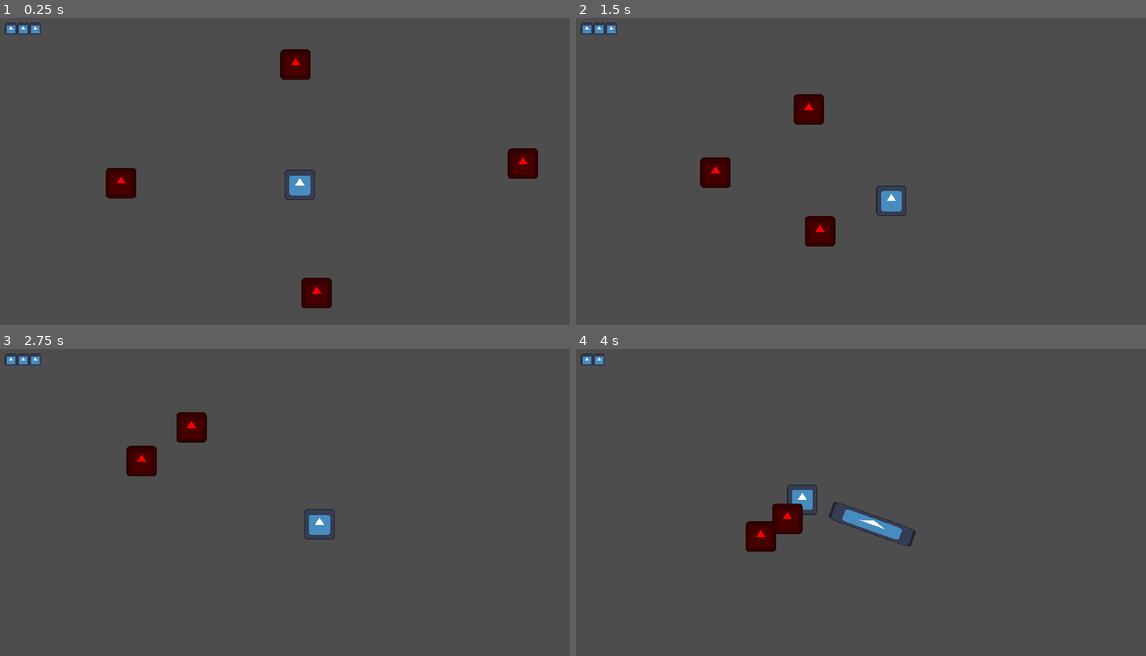
Above: before the commit, frames 1-4 (two rows, left to right).
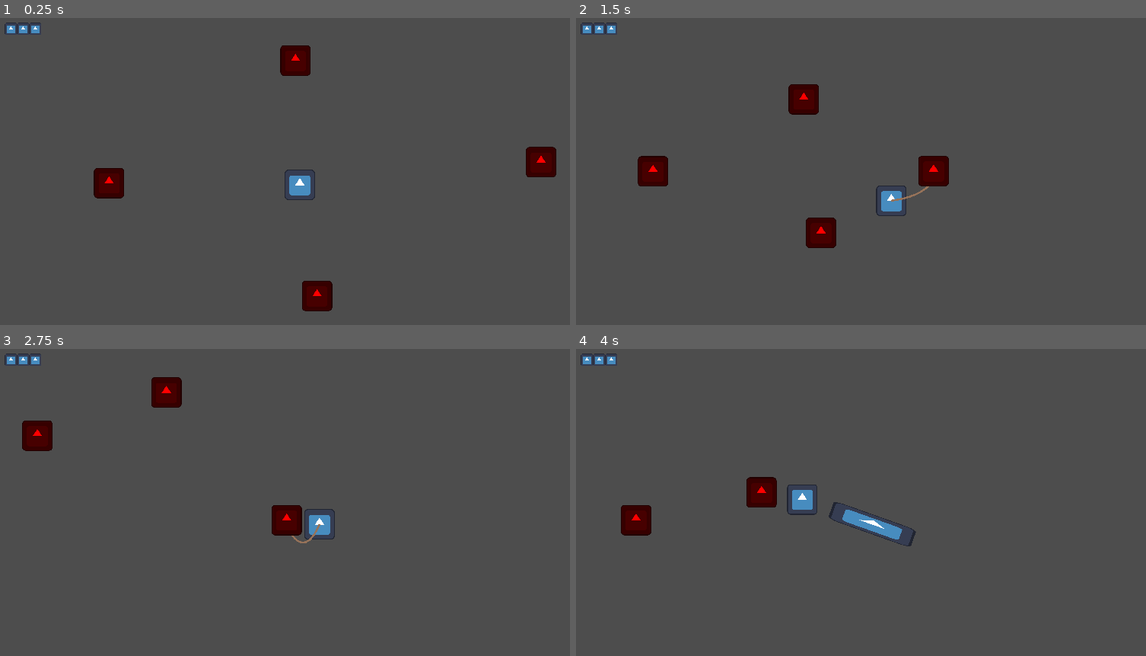
Above: after the commit, the same moments.

Repository: 2weeking/Lasso-Knight
Game: Godot game, scene res://levels/level_0.tscn
Two runs of this game, one before a commit and one after it. Both use one fixed random seed, a clock stepped at 60 frames per second and the inputs below. The engine's default icon, where the game draws it, is replaced by a stand-in: a white triangle on a blue panel in a dark square.
Inputs (mouse positions are in pixels of both pictures, inside the frame that each line leads up to):
- Up to frame 1 (0.25 s): no input
- Up to frame 2 (1.5 s): move the mouse to (1009, 168) at 0.52 s; hold D (right) 0.53-1.28 s; hold Right mouse button (reel_in, bound only after the commit) 0.53-1.28 s; click (1009, 168) at 0.6 s; move the mouse to (752, 202) at 1.27 s; hold S (down) from 1.28 s (still down); right-click (752, 202) at 1.35 s
- Up to frame 3 (2.75 s): click (176, 533) at 1.55 s; move the mouse to (359, 441) at 2.02 s; release S (down) at 2.03 s; hold D (right) from 2.03 s (still down); hold Right mouse button (reel_in, bound only after the commit) from 2.03 s (still down); click (359, 441) at 2.1 s
- Up to frame 4 (4 s): move the mouse to (843, 585) at 2.77 s; release D (right) at 2.78 s; release Right mouse button (reel_in, bound only after the commit) at 2.78 s; hold W (up) 2.78-3.53 s; right-click (843, 585) at 2.85 s; click (843, 585) at 3.05 s; move the mouse to (1060, 566) at 3.52 s; hold A (left) from 3.53 s (still down); hold Right mouse button (reel_in, bound only after the commit) from 3.53 s (still down); click (1060, 566) at 3.6 s

The runs differ from the first frame. In frame 1, 1.5% of the frame differs, in the area x 16-98%, y 8-96%; in frame 2, 2.2%; in frame 3, 2.7%, in the area x 3-57%, y 9-64%; in frame 4, 2.1%.

Commit message:
Cleaned up some code

Diff:
--- a/entities/enemy/enemy.gd
+++ b/entities/enemy/enemy.gd
@@ -1,15 +1,14 @@
 extends CharacterBody2D
 
-@export var speed = 0.5
+@export var speed = 50
+@export var damage : int = 1
+
 @onready var player = get_parent().get_node("Knight")
 
 func _physics_process(delta):
 	if is_instance_valid(player):
-		position = position.lerp(player.position, speed * delta)
-		#var direction = (player.position - position).normalized()
-		#velocity = direction * speed
+		#position = position.lerp(player.position, speed * delta)
+		var direction = (player.position - position).normalized()
+		velocity = direction * speed
 
-	#if is_in_group("captured"):
-
-
-	#move_and_collide(velocity * delta)
+	move_and_collide(velocity * delta)
--- a/entities/knight/knight.gd
+++ b/entities/knight/knight.gd
@@ -32,20 +32,21 @@
 	)
 
 	# Lasso
-	if Input.is_action_just_pressed("m1"):
+	if Input.is_action_just_pressed("whip"):
 		lasso.whip(get_global_mouse_position())
 
 	velocity = input_direction * move_speed
 
 	move_and_slide()
 
-func _on_hitbox_body_entered(body):
-	if body.is_in_group("enemies"):
-		if body.is_in_group("captured"):
-			# Delete rope and enemy attached
-			lasso.captured_enemies[body].queue_free()
-			body.queue_free()
-			# Remove enemy and rope entries from captured_enemy dictionary
-			lasso.captured_enemies.erase(body)
-		else:
-			hp -= 1
+func _on_hit_box_body_entered(body):
+	if body.is_in_group("enemies") and not body.is_in_group("captured"):
+		hp -= body.damage
+
+func _on_hurtbox_body_entered(body):
+	if body.is_in_group("enemies") and body.is_in_group("captured"):
+		# Delete rope and enemy attached
+		lasso.captured_enemies[body].queue_free()
+		body.queue_free()
+		# Remove enemy and rope entries from captured_enemy dictionary
+		lasso.captured_enemies.erase(body)
--- a/entities/knight/knight.tscn
+++ b/entities/knight/knight.tscn
@@ -38,8 +38,11 @@
 transitions = ["Start", "Idle", SubResource("AnimationNodeStateMachineTransition_qojdq"), "Idle", "Walk", SubResource("AnimationNodeStateMachineTransition_1x020")]
 graph_offset = Vector2(-394, -7)
 
+[sub_resource type="RectangleShape2D" id="RectangleShape2D_nid7g"]
+size = Vector2(32, 32)
+
 [sub_resource type="RectangleShape2D" id="RectangleShape2D_an74c"]
-size = Vector2(32, 32)
+size = Vector2(38, 38)
 
 [node name="Knight" type="CharacterBody2D"]
 collision_layer = 2
@@ -71,13 +74,21 @@
 position_smoothing_enabled = true
 script = ExtResource("3_56ek5")
 
-[node name="Hitbox" type="Area2D" parent="."]
+[node name="HitBox" type="Area2D" parent="."]
 collision_layer = 2
 collision_mask = 4
 
-[node name="CollisionShape2D" type="CollisionShape2D" parent="Hitbox"]
+[node name="CollisionShape2D" type="CollisionShape2D" parent="HitBox"]
+shape = SubResource("RectangleShape2D_nid7g")
+debug_color = Color(0.266667, 0.623529, 0.317647, 0.419608)
+
+[node name="HurtBox" type="Area2D" parent="."]
+collision_layer = 0
+collision_mask = 4
+
+[node name="CollisionShape2D" type="CollisionShape2D" parent="HurtBox"]
 shape = SubResource("RectangleShape2D_an74c")
-debug_color = Color(0, 0.65098, 0.0666667, 0.419608)
+debug_color = Color(1, 0, 0, 0.419608)
 
 [node name="Lasso" parent="." instance=ExtResource("4_hfbal")]
 
@@ -87,4 +98,5 @@
 offset = Vector2(10, 10)
 transform = Transform2D(0.1, 0, 0, 0.1, 10, 10)
 
-[connection signal="body_entered" from="Hitbox" to="." method="_on_hitbox_body_entered"]
+[connection signal="body_entered" from="HitBox" to="." method="_on_hit_box_body_entered"]
+[connection signal="body_entered" from="HurtBox" to="." method="_on_hurtbox_body_entered"]
--- a/entities/lasso/lasso.gd
+++ b/entities/lasso/lasso.gd
@@ -1,6 +1,11 @@
 extends Area2D
 
-@onready var animation_player = $AnimationPlayer
+@onready var animation_player : AnimationPlayer = $AnimationPlayer
+
+@export var reel_rate : float = 7.0
+@export var lasso_curve : float = 50.0
+@export var lasso_width : float = 2.0
+@export var lasso_color : Color = Color(0.588, 0.447, 0.349)
 
 # key: value pair
 # {body: rope}
@@ -12,7 +17,8 @@
 		var rope = captured_enemies[body]
 		rope.points = lasso_to_curve(Vector2.ZERO, to_local(body.position))
 		# Slowly increase reeling speed
-		body.speed += 7 * delta
+		if Input.is_action_pressed("reel_in"):
+			body.speed += reel_rate
 
 func whip(mouse_pos):
 	look_at(mouse_pos)
@@ -23,9 +29,9 @@
 	# Adjust curves to change sides
 	var p0_out = Vector2.ZERO
 	if p0_vertex.x > p1_vertex.x:
-		p0_out = Vector2(-50, 0)
+		p0_out = Vector2(-lasso_curve, 0)
 	else:
-		p0_out = Vector2(50, 0)
+		p0_out = Vector2(lasso_curve, 0)
 	curve.add_point(p0_vertex, Vector2.ZERO, p0_out);
 	curve.add_point(p1_vertex, Vector2.ZERO, Vector2.ZERO);
 	return curve.get_baked_points()
@@ -33,8 +39,8 @@
 func reel_in(body):
 	# Instance new rope on knight
 	var rope = Line2D.new()
-	rope.width = 2
-	rope.default_color = Color(0.588, 0.447, 0.349)
+	rope.width = lasso_width
+	rope.default_color = lasso_color
 	add_child(rope)
 	# Add rope point on knight and enemy and connect (relative position to knight)
 	rope.points = lasso_to_curve(Vector2.ZERO, to_local(body.position))
--- a/project.godot
+++ b/project.godot
@@ -47,9 +47,14 @@
 "events": [Object(InputEventKey,"resource_local_to_scene":false,"resource_name":"","device":-1,"window_id":0,"alt_pressed":false,"shift_pressed":false,"ctrl_pressed":false,"meta_pressed":false,"pressed":false,"keycode":0,"physical_keycode":68,"key_label":0,"unicode":100,"echo":false,"script":null)
 ]
 }
-m1={
+whip={
 "deadzone": 0.5,
 "events": [Object(InputEventMouseButton,"resource_local_to_scene":false,"resource_name":"","device":-1,"window_id":0,"a …(258 unchanged characters)…
+]
+}
+reel_in={
+"deadzone": 0.5,
+"events": [Object(InputEventMouseButton,"resource_local_to_scene":false,"resource_name":"","device":-1,"window_id":0,"alt_pressed":false,"shift_pressed":false,"ctrl_pressed":false,"meta_pressed":false,"button_mask":2,"position":Vector2(130, 24),"global_position":Vector2(134, 65),"factor":1.0,"button_index":2,"canceled":false,"pressed":true,"double_click":false,"script":null)
 ]
 }
 
Not shown: 1 places in entities/knight/knight.tscn that only renumber resources
